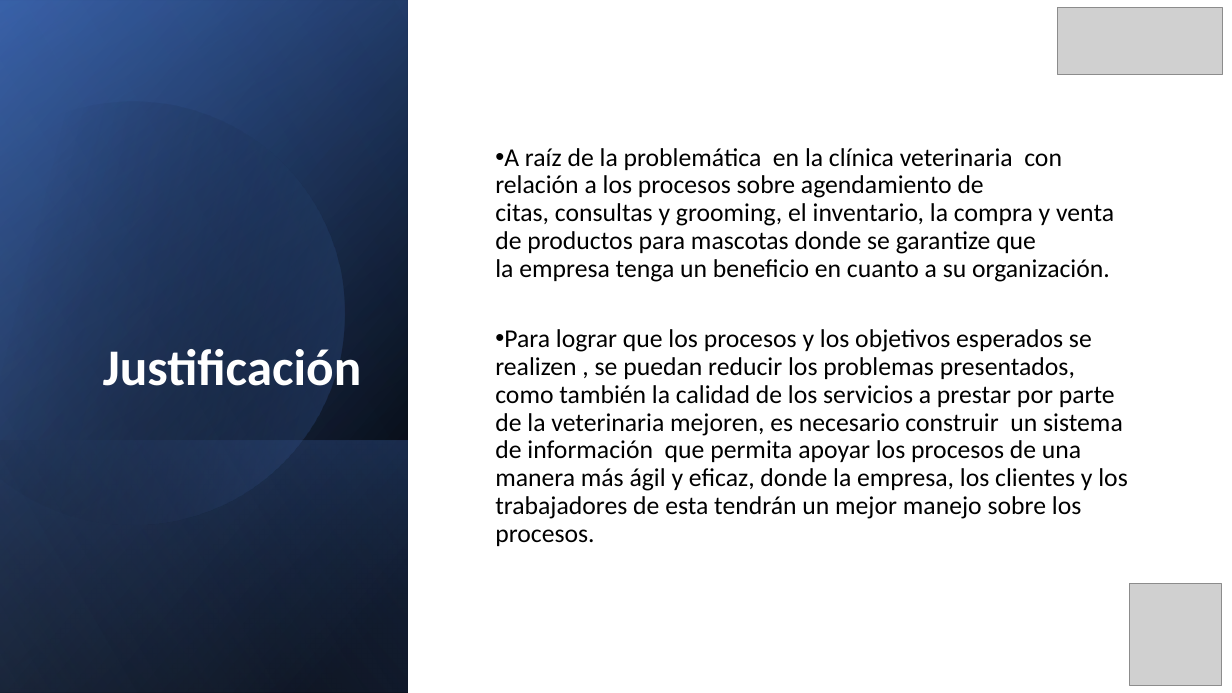
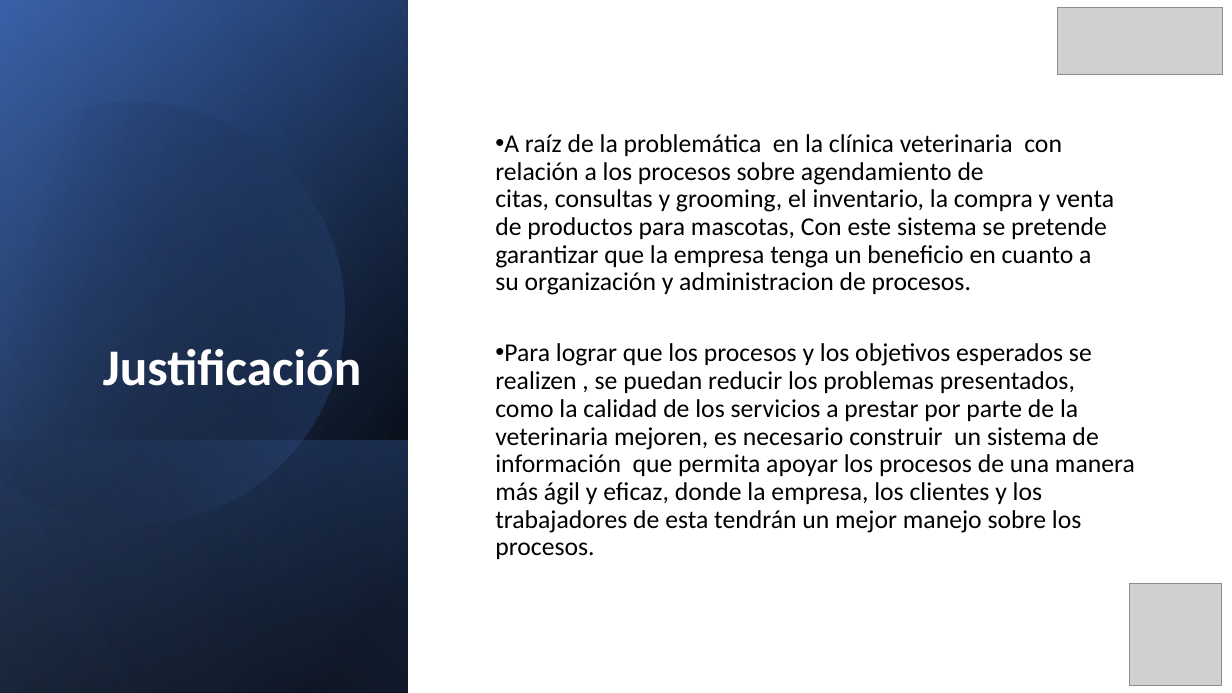
Before and after one commit to MrLeeHub2006/JAME, a slide deck: slide 6 of JAME.pptx. Drawn at 1232x693 pixels with LibreOffice and Linux fonts; fonts in the diff are those of the drawing; grey boxes stand for pictures. Boxes give left, top, right and bottom in pixels: in the first picture for what was removed or moved away, otherwise in the second. Text is boxed around its words. In the diff, an @@ line names an element or a change of style, - is before the commit and + after.

```diff
--- a/JAME.pptx
+++ b/JAME.pptx
@@ text at <box>495,134,1135,559</box>: text changed @@
-• A raíz de la problemática en la clínica veterinaria con relación a los procesos sobre agendamiento de citas, consultas y grooming, el inventario, la compra y venta de productos para mascotas donde se garantize que la empresa tenga un beneficio en cuanto a su organización.
-• Para lograr que los procesos y los objetivos esperados se realizen , se puedan reducir los problemas presentados, como también la calidad de los servicios a prestar por parte de la veterinaria mejoren, es necesario construir un sistema de información que permita apoyar los procesos de una manera más ágil y eficaz, donde la empresa, los clientes y los trabajadores de esta tendrán un mejor manejo sobre los procesos.
+• A raíz de la problemática en la clínica veterinaria con relación a los procesos sobre agendamiento de citas, consultas y grooming, el inventario, la compra y venta de productos para mascotas, Con este sistema se pretende garantizar que la empresa tenga un beneficio en cuanto a su organización y administracion de procesos.
+• Para lograr que los procesos y los objetivos esperados se realizen , se puedan reducir los problemas presentados, como la calidad de los servicios a prestar por parte de la veterinaria mejoren, es necesario construir un sistema de información que permita apoyar los procesos de una manera más ágil y eficaz, donde la empresa, los clientes y los trabajadores de esta tendrán un mejor manejo sobre los procesos.
```
Also in this commit, not shown: 4 other slides changed, 5 slides added.
